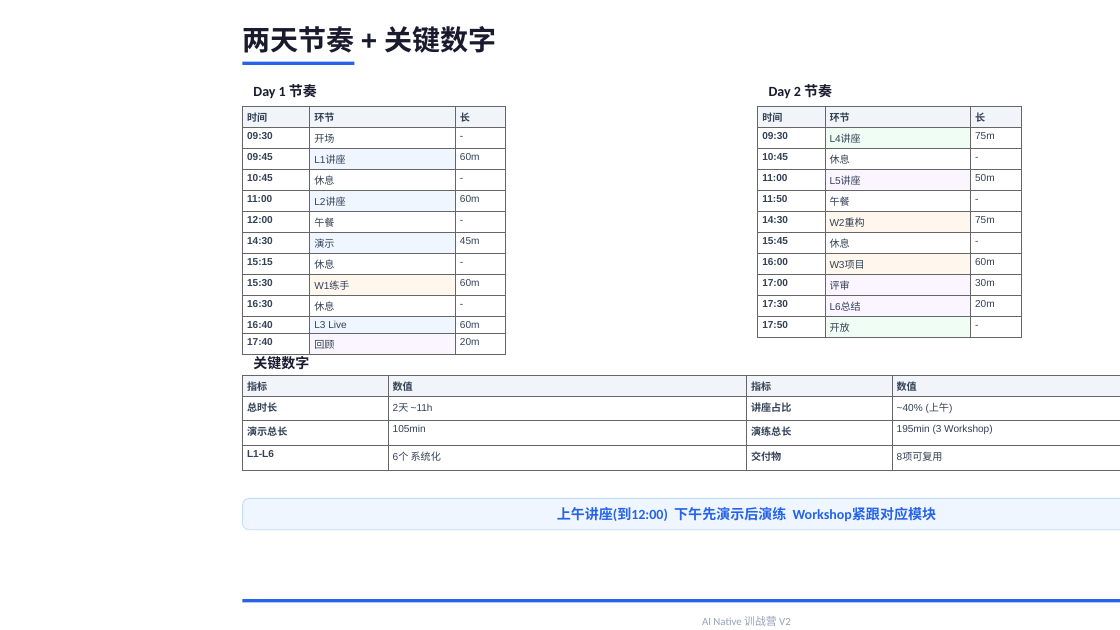
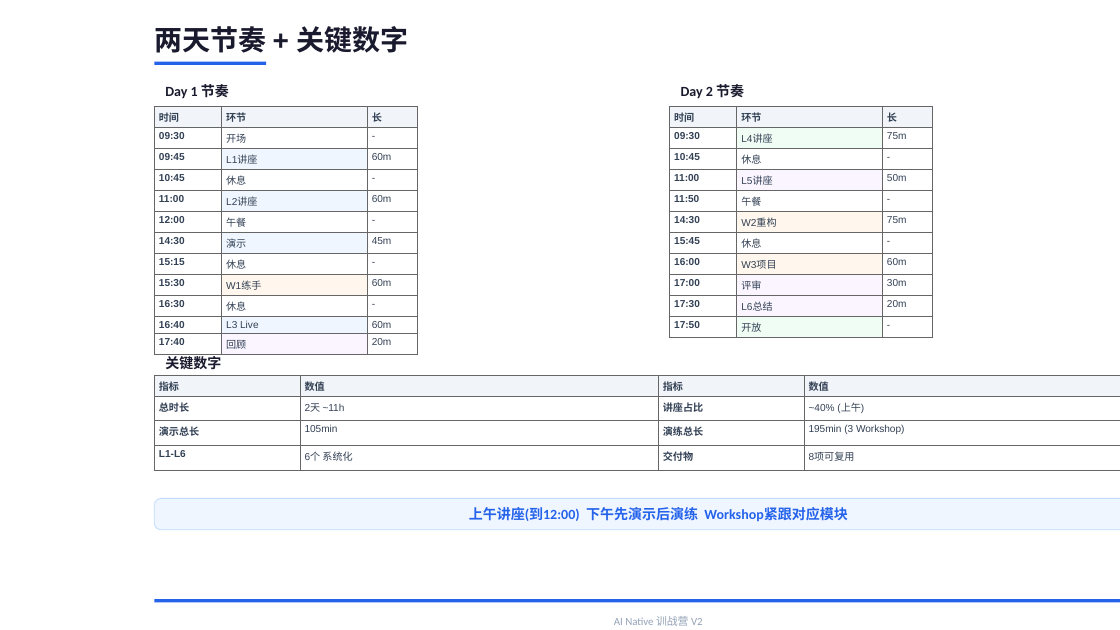
Before and after one commit to JungleTestLabs/ai-coding-training, a slide deck: slide 6 of docs/AI-Native-训战营-介绍与日程.pptx. Drawn at 1120x630 pixels with LibreOffice and Linux fonts; fonts in the diff are those of the drawing. Boxes give left, top, right and bottom in pixels: in the first picture for what was removed or moved away, otherwise in the second. Text is boxed around its words. In the diff, an @@ line names an element or a change of style, - is before the commit and + after.

```diff
--- a/docs/AI-Native-训战营-介绍与日程.pptx
+++ b/docs/AI-Native-训战营-介绍与日程.pptx
@@ 5 texts, 2 tables, 2 rectangles, 1 rounded rectangle: place and size @@
-5 texts, 2 tables, 2 rectangles, 1 rounded rectangle at (242,26,1120,626)
+5 texts, 2 tables, 2 rectangles, 1 rounded rectangle at (154,26,1120,626)
@@ text "Day 2 节奏": place and size @@
-text "Day 2 节奏" at (769,84,832,99)
+text "Day 2 节奏" at (681,84,744,99)
@@ table: place and size @@
-table at (757,106,1020,336)
+table at (670,106,933,336)
```
Also in this commit, not shown: 5 other slides changed.
